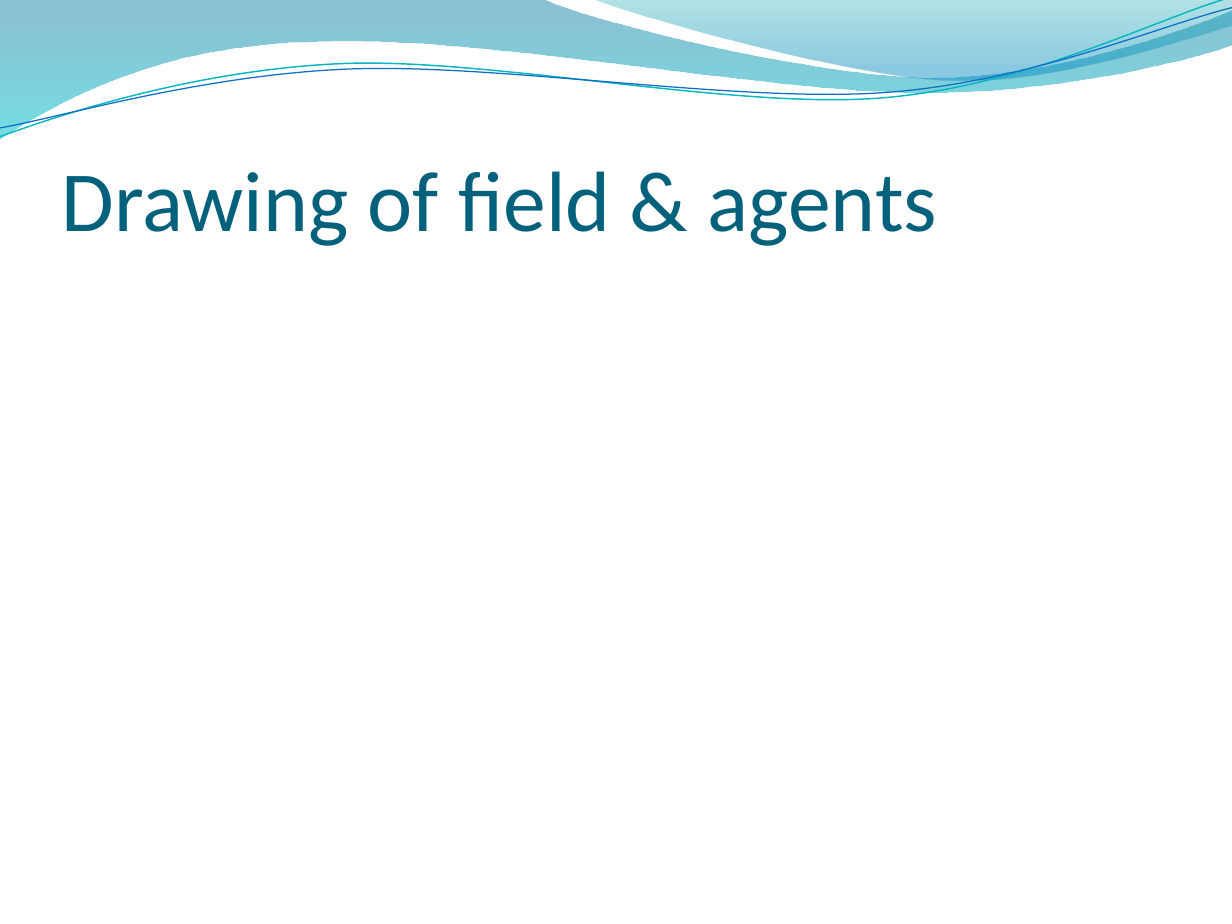
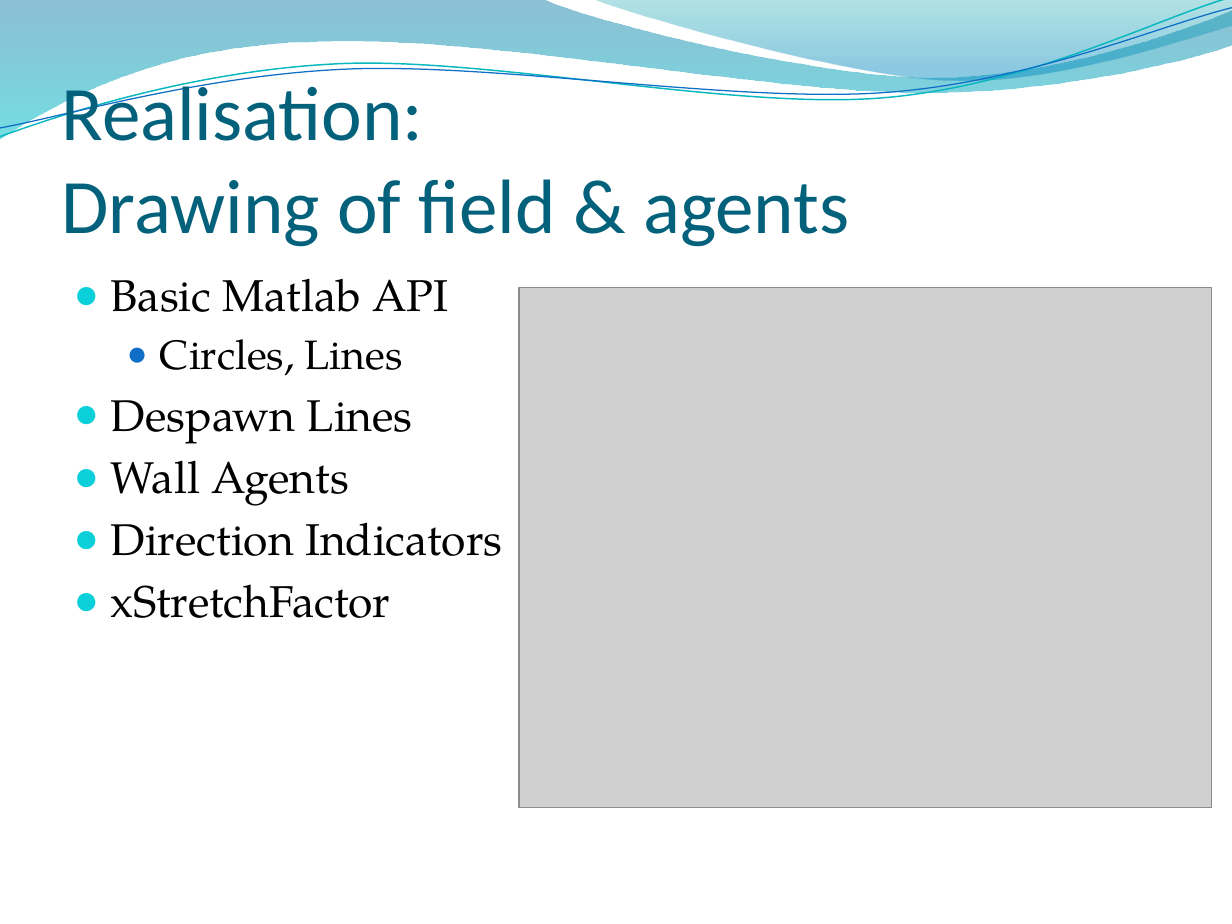
Before and after one commit to ratheile/MSSSM, a slide deck: slide 13 of presentation/Presentation.pptx. Drawn at 1232x924 pixels with LibreOffice and Linux fonts; fonts in the diff are those of the drawing; grey boxes stand for pictures; background and template pictures are left out. Boxes give left, top, right and bottom in pixels: in the first picture for what was removed or moved away, otherwise in the second. Text is boxed around its words. In the diff, an @@ line names an element or a change of style, - is before the commit and + after.

```diff
--- a/presentation/Presentation.pptx
+++ b/presentation/Presentation.pptx
@@ title at (x1=62, y1=77, x2=849, y2=247): text changed; size 50 to 45 pt @@
-Drawing of field & agents
+Realisation:
+Drawing of field & agents
@@ text added at (x1=111, y1=278, x2=503, y2=618), 26 pt, text #000000 @@
+● Basic Matlab API
+  ● Circles, Lines
+● Despawn Lines
+● Wall Agents
+● Direction Indicators
+● xStretchFactor
@@ picture added at (x1=519, y1=287, x2=1211, y2=807) @@
```
Also in this commit, not shown: 4 slides added, 4 slides removed.
